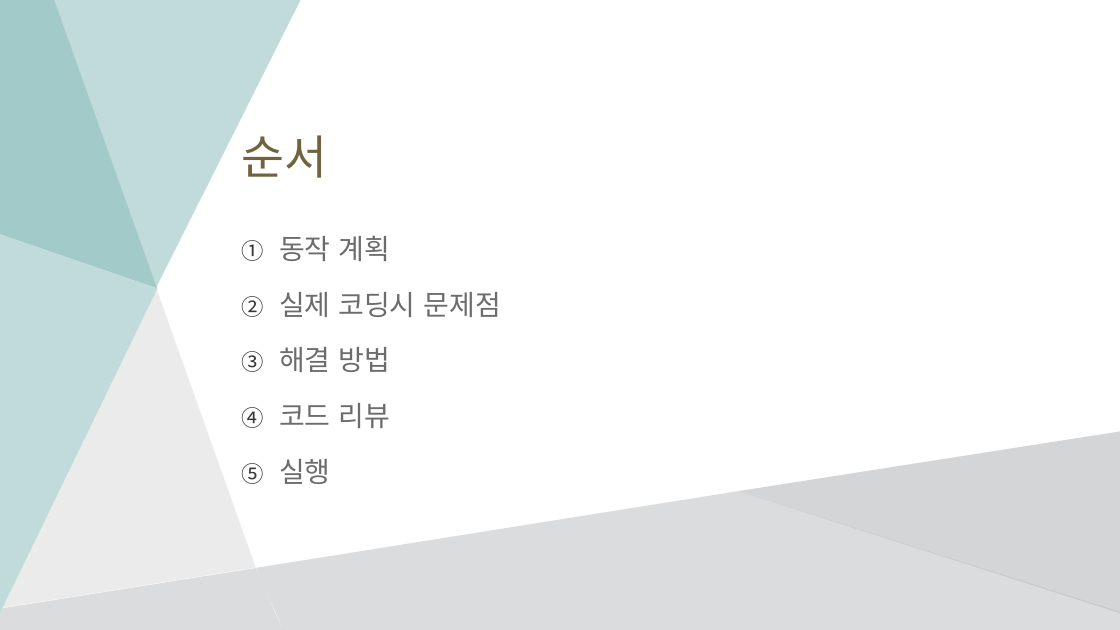
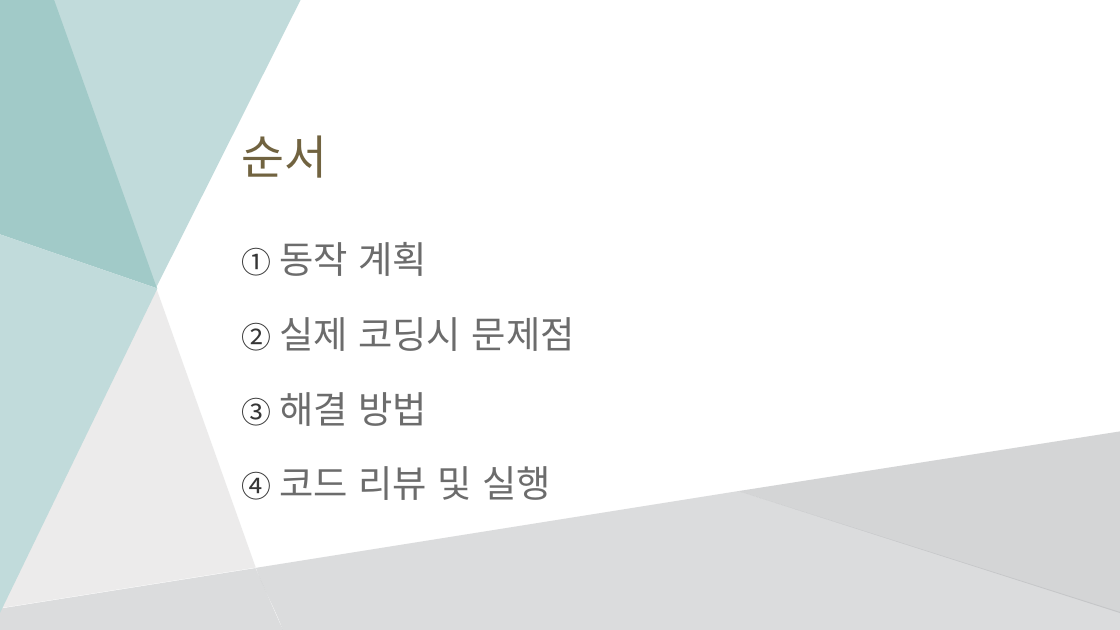
Before and after one commit to rlagusgh0223/Likelion, a slide deck: slide 2 of python/navigation/길 찾기 프로그램.pptx. Drawn at 1120x630 pixels with LibreOffice and Linux fonts; fonts in the diff are those of the drawing. Boxes give left, top, right and bottom in pixels: in the first picture for what was removed or moved away, otherwise in the second. Text is boxed around its words. In the diff, an @@ line names an element or a change of style, - is before the commit and + after.

```diff
--- a/python/navigation/길 찾기 프로그램.pptx
+++ b/python/navigation/길 찾기 프로그램.pptx
@@ text at <box>279,242,575,426</box>: size 24 to 32 pt in "동작 계획", "실제 코딩시 문제점", "해결 방법"; more space between paragraphs @@
@@ text at <box>279,466,551,500</box>: text changed; size 24 to 32 pt @@
-4. 코드 리뷰
-5. 실행
+4. 코드 리뷰 및 실행
```
Also in this commit, not shown: 2 other slides changed, 2 other files.
